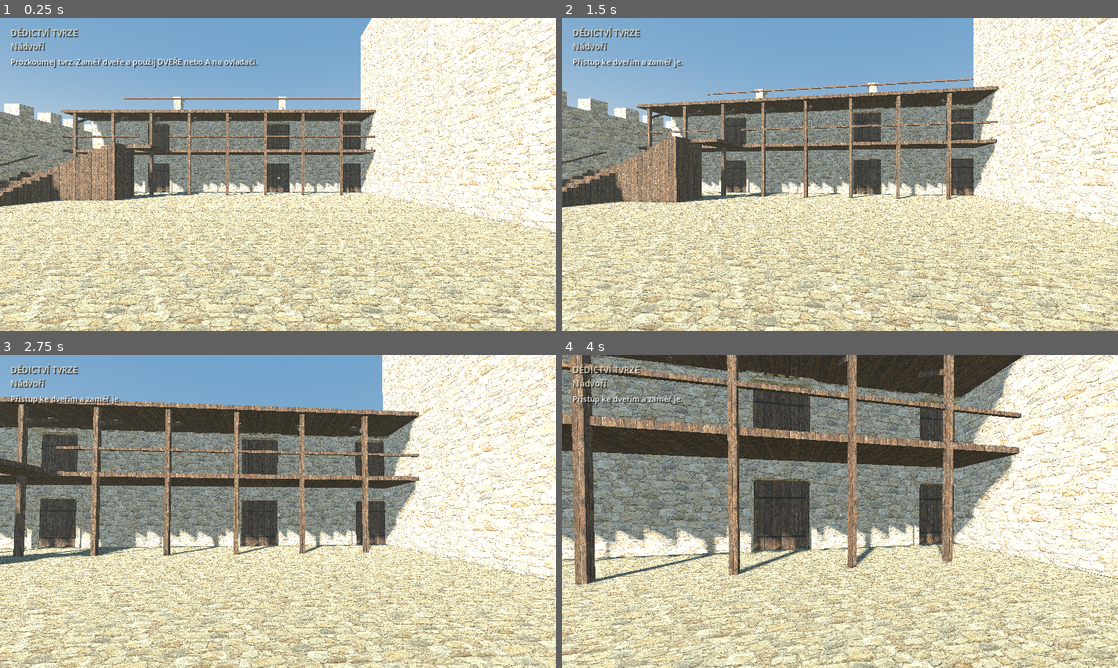
Above: before the commit, frames 1-4 (two rows, left to right).
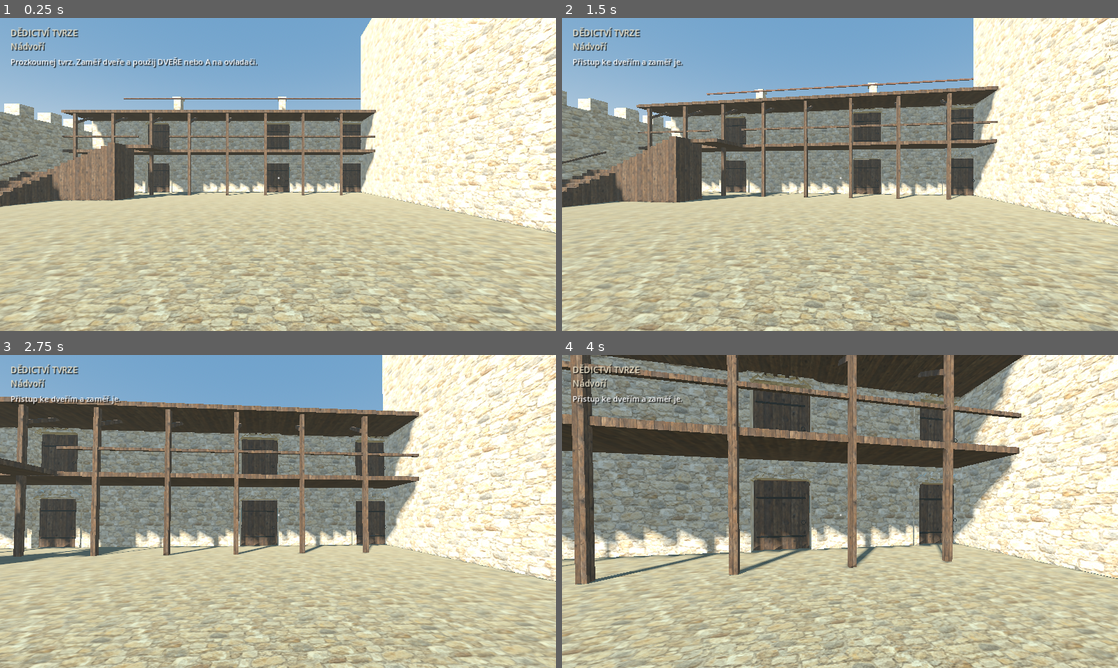
Above: after the commit, the same moments.

Repository: baran1-ship-it/D-dictv-Tvrze-
Game: Godot game, scene res://main.tscn
Same seed, same stepped clock (60 frames per second), same inputs: the game is played once before the commit and once after it.
Inputs (mouse positions are in pixels of both pictures, inside the frame that each line leads up to):
- Up to frame 1 (0.25 s): no input
- Up to frame 2 (1.5 s): tap Enter at 0.5 s; move the mouse to (867, 174) at 0.52 s; hold W from 0.53 s (still down); tap E at 0.6, 1.35 s; click (867, 174) at 0.67 s; move the mouse to (812, 174) at 1.27 s
- Up to frame 3 (2.75 s): keep holding W; move the mouse to (289, 505) at 2.02 s; tap E at 2.1 s
- Up to frame 4 (4 s): keep holding W; move the mouse to (834, 517) at 2.77 s; tap E at 2.85, 3.6 s; click (834, 517) at 2.92 s; move the mouse to (878, 514) at 3.52 s

The runs differ from the first frame. In frame 1, 40% of the frame differs, in the area x 0-100%, y 0-100%; in frame 2, 39%; in frame 3, 38%; in frame 4, 38%.

Commit message:
Correct visible roof faces, mipmap materials, lighting and first-person sleeve

Diff:
--- /dev/null
+++ b/assets/icon.svg
@@ -0,0 +1 @@
+<svg xmlns="http://www.w3.org/2000/svg" width="256" height="256" viewBox="0 0 256 256"><rect width="256" height="256" rx="48" fill="#262e29"/><path d="M52 204V84h24V54h28v30h48V54h28v30h24v120Z" fill="#c7b796"/><path d="M109 204v-57a19 19 0 0 1 38 0v57" fill="#262e29"/><path d="M90 108h18v22H90m58-22h18v22h-18" fill="#665a42"/></svg>
--- a/project.godot
+++ b/project.godot
@@ -2,6 +2,7 @@
 
 [application]
 config/name="Dědictví tvrze"
+config/icon="res://assets/icon.svg"
 run/main_scene="res://main.tscn"
 
 [display]
--- a/scripts/fortress_builder.gd
+++ b/scripts/fortress_builder.gd
@@ -100,7 +100,12 @@
 	mat.uv1_triplanar = true
 	mat.uv1_world_triplanar = true
 	mat.uv1_scale = Vector3.ONE*scale
-	var normal := mat.albedo_texture.get_image()
+	var color_image := mat.albedo_texture.get_image()
+	if color_image.is_compressed():
+		color_image.decompress()
+	color_image.generate_mipmaps()
+	mat.albedo_texture = ImageTexture.create_from_image(color_image)
+	var normal := color_image.duplicate() as Image
 	if normal.is_compressed():
 		normal.decompress()
 	normal.resize(256,256)
@@ -129,6 +134,7 @@
 			var shade := .75+float((row*17+column*11)%9)*.025+float((x*13+y*7)%19)/190
 			texture_image.set_pixel(x,y,Color("755346")*(.48 if seam else shade))
 	var roof_mat := plain(Color.WHITE,.9)
+	texture_image.generate_mipmaps()
 	roof_mat.albedo_texture = ImageTexture.create_from_image(texture_image)
 	roof_mat.uv1_triplanar = true
 	roof_mat.uv1_world_triplanar = true
@@ -226,14 +232,14 @@
 		vertices = [Vector3(-w,0,-d),Vector3(-w,0,d),Vector3(0,rise,d),Vector3(0,rise,-d),Vector3(w,0,-d),Vector3(w,0,d)]
 	var surface := SurfaceTool.new()
 	surface.begin(Mesh.PRIMITIVE_TRIANGLES)
-	for index in [0,2,1,0,3,2,4,5,2,4,2,3]:
+	for index in [0,1,2,0,2,3,4,2,5,4,3,2]:
 		surface.set_uv(Vector2(vertices[index].x,vertices[index].z))
 		surface.add_vertex(vertices[index]+pos)
 	surface.generate_normals()
 	batch(surface.commit(),Transform3D.IDENTITY,"roof")
 	var ends := SurfaceTool.new()
 	ends.begin(Mesh.PRIMITIVE_TRIANGLES)
-	for index in [0,4,3,1,2,5]:
+	for index in [0,3,4,1,5,2]:
 		ends.set_uv(Vector2(vertices[index].x,vertices[index].y))
 		ends.add_vertex(vertices[index]+pos)
 	ends.generate_normals()
--- a/scripts/game.gd
+++ b/scripts/game.gd
@@ -63,7 +63,7 @@
 	sky.sky_material = sky_mat
 	settings.sky = sky
 	settings.ambient_light_source = Environment.AMBIENT_SOURCE_SKY
-	settings.ambient_light_energy = .48
+	settings.ambient_light_energy = .35
 	settings.tonemap_mode = Environment.TONE_MAPPER_FILMIC
 	settings.fog_enabled = true
 	settings.fog_light_color = Color("bac3c1")
@@ -73,7 +73,7 @@
 	var sun := DirectionalLight3D.new()
 	sun.rotation_degrees = Vector3(-46,-32,0)
 	sun.light_color = Color("fff0d6")
-	sun.light_energy = 1.2
+	sun.light_energy = .8
 	sun.shadow_enabled = true
 	sun.directional_shadow_max_distance = 55
 	sun.directional_shadow_mode = DirectionalLight3D.SHADOW_PARALLEL_2_SPLITS
@@ -269,7 +269,7 @@
 
 func _process(_delta: float) -> void:
 	if is_instance_valid(hand) and hand.visible:
-		var elbow := Vector3(.5,-.52,.1)
+		var elbow := Vector3(.32,-.43,-.32)
 		var wrist := hand.position+Vector3(0,0,.08)
 		var length := wrist.distance_to(elbow)
 		forearm.global_transform = camera.global_transform*Transform3D(Basis(Quaternion(Vector3.UP,(wrist-elbow).normalized())).scaled(Vector3(1,length/.45,1)),(wrist+elbow)*.5)
